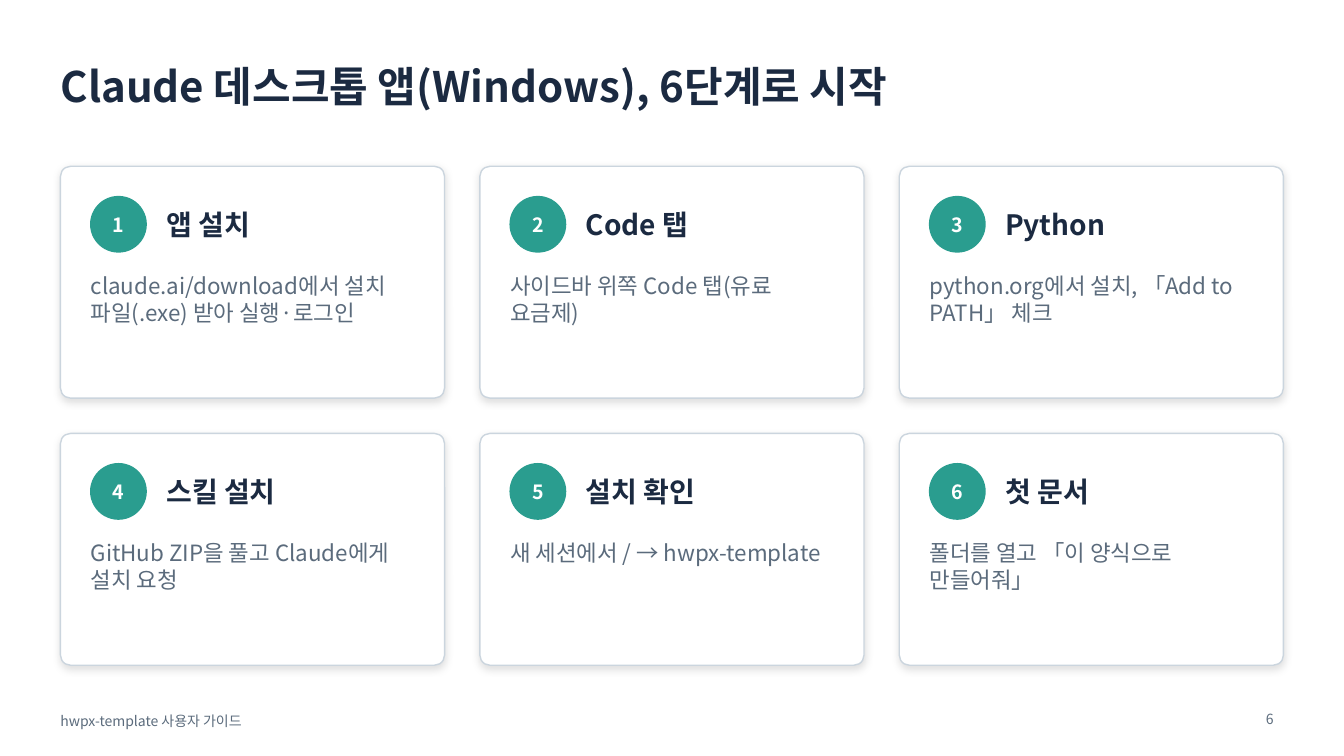
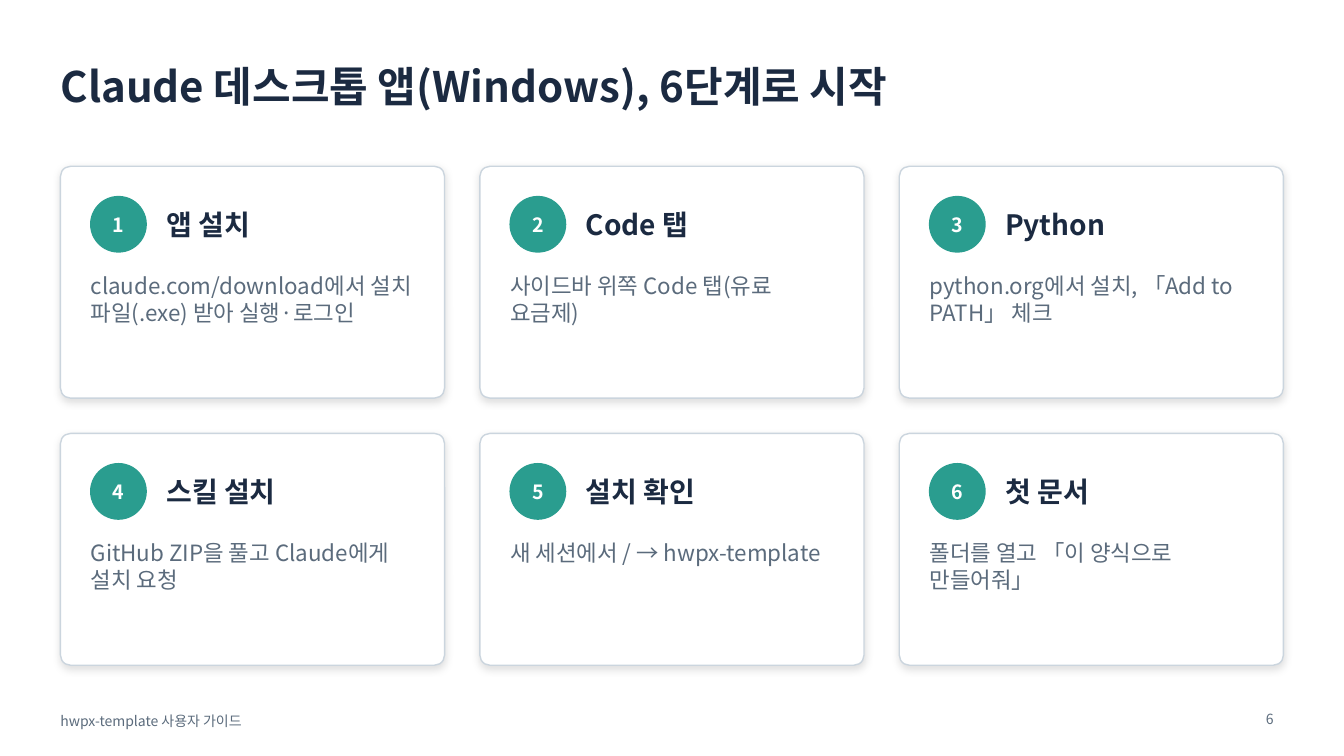
Before and after one commit to emilyJ7/hwpx-template-public, a slide deck: slide 6 of docs/사용자가이드.pptx. Drawn at 1344x756 pixels with LibreOffice and Linux fonts; fonts in the diff are those of the drawing. Boxes give left, top, right and bottom in pixels: in the first picture for what was removed or moved away, otherwise in the second. Text is boxed around its words. In the diff, an @@ line names an element or a change of style, - is before the commit and + after.

```diff
--- a/docs/사용자가이드.pptx
+++ b/docs/사용자가이드.pptx
@@ text at <box>91,275,412,325</box>: text changed @@
-claude.ai/download에서 설치 파일(.exe) 받아 실행·로그인
+claude.com/download에서 설치 파일(.exe) 받아 실행·로그인
```
Also in this commit, not shown: 1 other slide changed, 7 other files.
